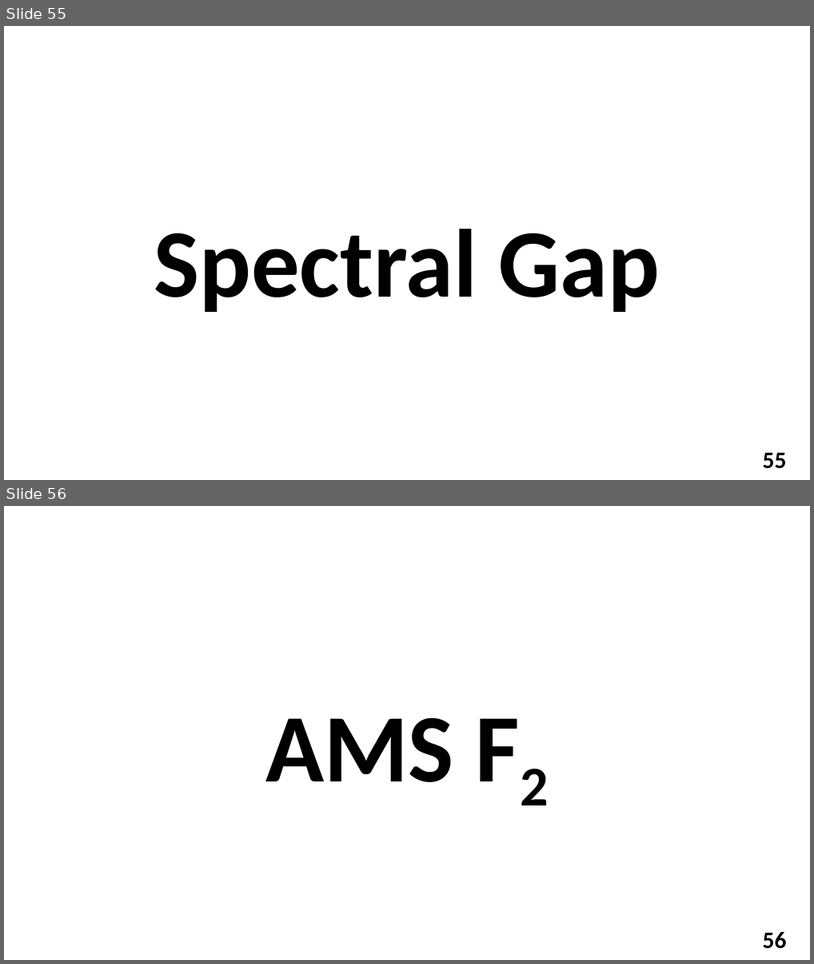
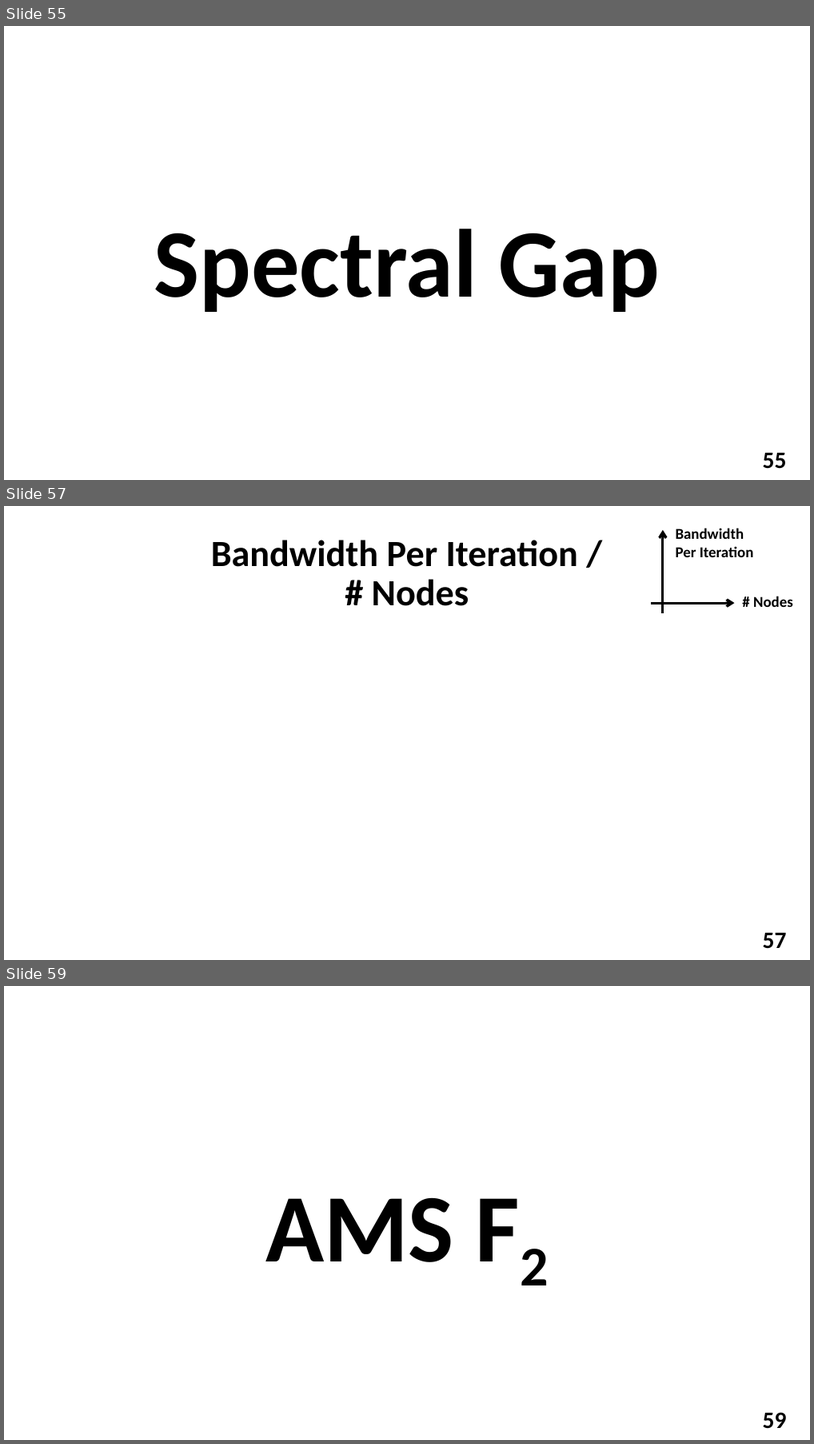
Before and after one commit to YuvalAlf/Distributed-Monitoring, a slide deck: What We Did So Far Dec 2018.pptx. Shown one above the other, each under a label of ours: slides 55 and 56 before the commit, slides 55, 57 and 59 after it; the slides between them are not shown. The pictures are 814x964 and 814x1444 pixels, drawn with LibreOffice and Linux fonts; fonts in the diff are those of the drawing; background and template pictures are left out. Boxes give left, top, right and bottom in pixels: in the first picture for what was removed or moved away, otherwise in the second. Text is boxed around its words. In the diff, an @@ line names an element or a change of style, - is before the commit and + after.

Commit message:
Ran Spectral Gap tryouts, focusing on # Nodes

```diff
--- a/What We Did So Far Dec 2018.pptx
+++ b/What We Did So Far Dec 2018.pptx
@@ slide 57 added at (x1=4, y1=506, x2=810, y2=960), background picture (left out); not listed: 1 template element that a slide beside it also shows @@
@@ group added at (x1=652, y1=528, x2=794, y2=613): 2 arrows, 2 texts @@
+# Nodes
+Bandwidth Per Iteration
@@ title added at (x1=211, y1=540, x2=578, y2=606), 44 pt, text #000000, bold @@
+Bandwidth Per Iteration /
+# Nodes
@@ what was slide 56 is now slide 59 @@
@@ page number at (x1=763, y1=1412, x2=787, y2=1428): text changed @@
-56
+59
```
Also in this commit, not shown: 13 slides changed, 2 other slides added, 13 other files.
